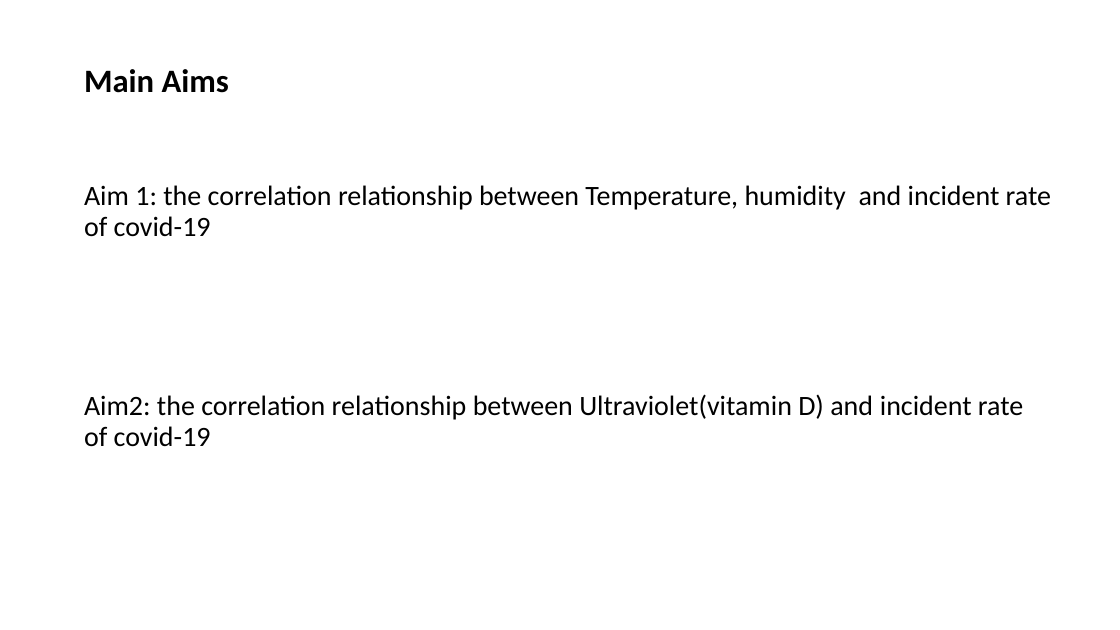
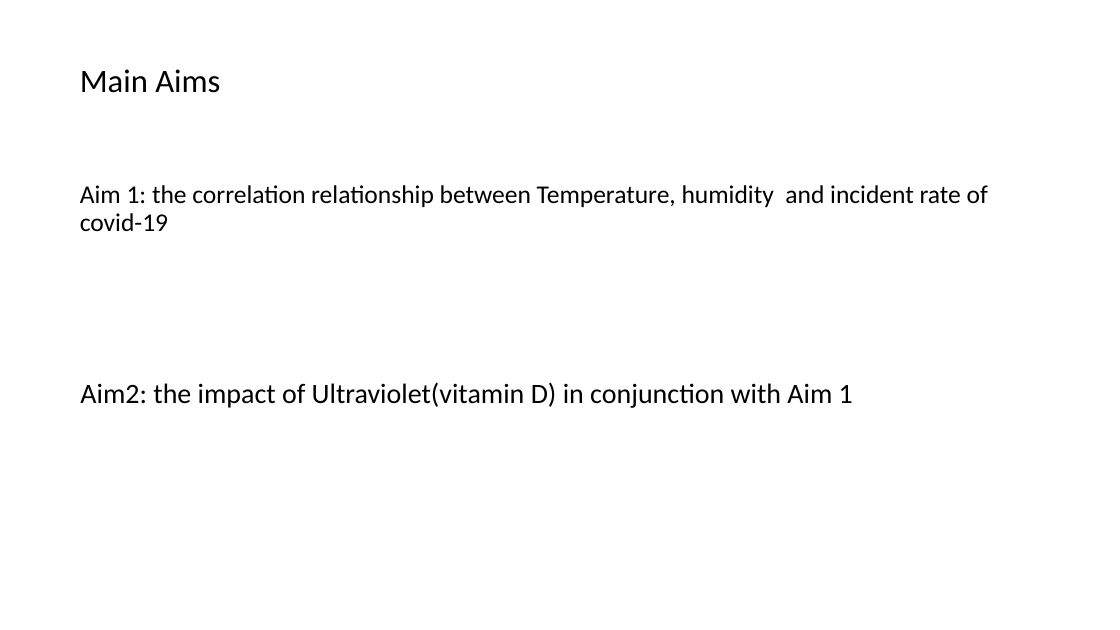
Before and after one commit to ShuyangLu/QBS181final, a slide deck: slide 3 of qbs 181 group.pptx. Drawn at 1120x630 pixels with LibreOffice and Linux fonts; fonts in the diff are those of the drawing. Boxes give left, top, right and bottom in pixels: in the first picture for what was removed or moved away, otherwise in the second. Text is boxed around its words. In the diff, an @@ line names an element or a change of style, - is before the commit and + after.

```diff
--- a/qbs 181 group.pptx
+++ b/qbs 181 group.pptx
@@ title "Main Aims" at <box>80,69,220,93</box>: bold off @@
@@ text "Aim 1: the correlation relationship ..." at <box>80,185,988,231</box>: size 24 to 21.8 pt; less space between paragraphs @@
@@ text at <box>80,382,853,408</box>: text changed @@
-Aim2: the correlation relationship between Ultraviolet(vitamin D) and incident rate of covid-19
+Aim2: the impact of Ultraviolet(vitamin D) in conjunction with Aim 1
```
Also in this commit, not shown: 9 other slides changed, 5 slides added.
